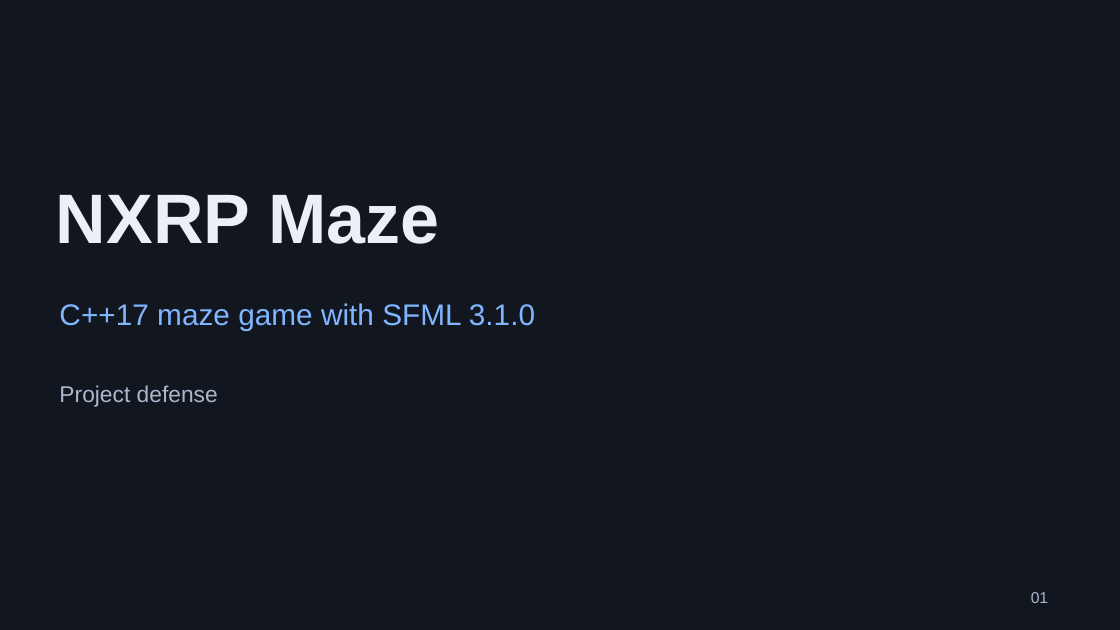
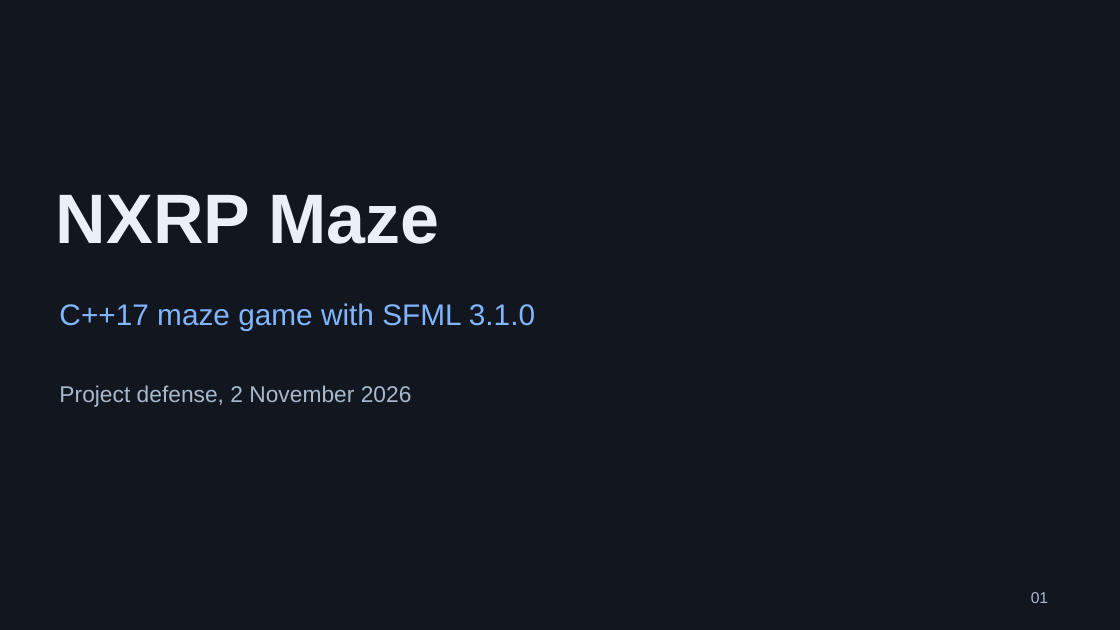
Before and after one commit to RMKolibarov24/NXRP, a slide deck: slide 1 of docs/NXRP_Defense.pptx. Drawn at 1120x630 pixels with LibreOffice and Linux fonts; fonts in the diff are those of the drawing. Boxes give left, top, right and bottom in pixels: in the first picture for what was removed or moved away, otherwise in the second. Text is boxed around its words. In the diff, an @@ line names an element or a change of style, - is before the commit and + after.

Commit message:
Update final documentation and defense materials

```diff
--- a/docs/NXRP_Defense.pptx
+++ b/docs/NXRP_Defense.pptx
@@ text at [59,385,412,407]: text changed @@
-Project defense
+Project defense, 2 November 2026
```
Also in this commit, not shown: 8 other slides changed, 1 slide added, 1 slide removed, 5 other files.
